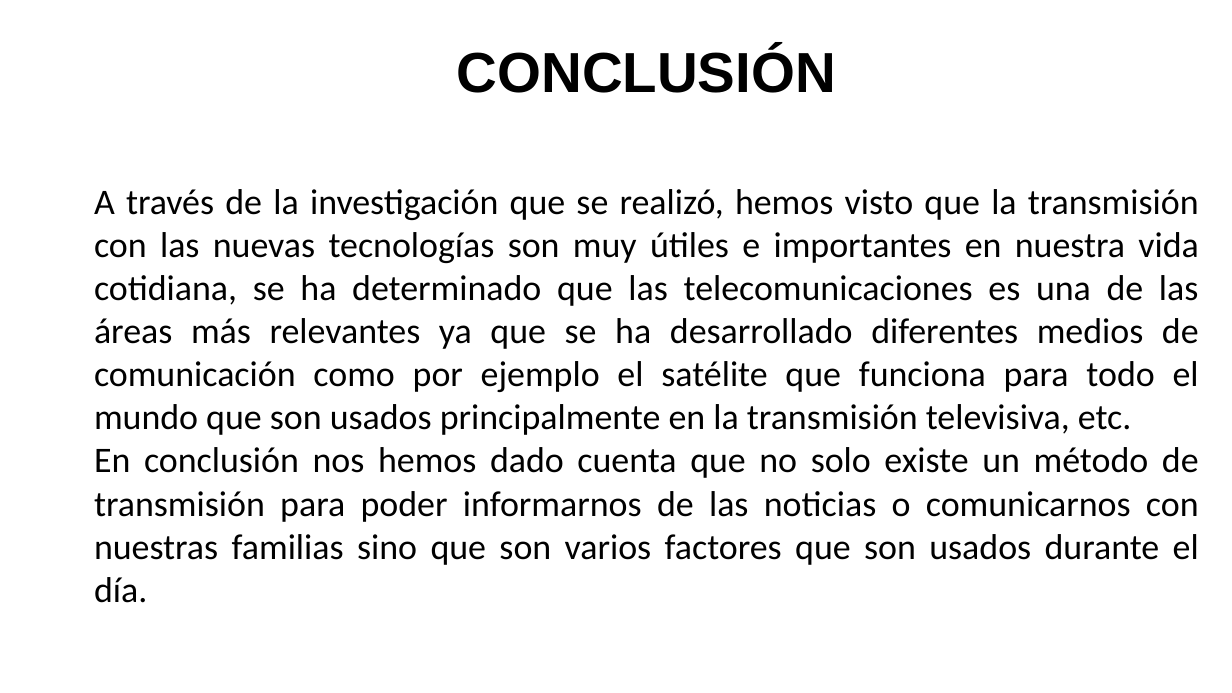
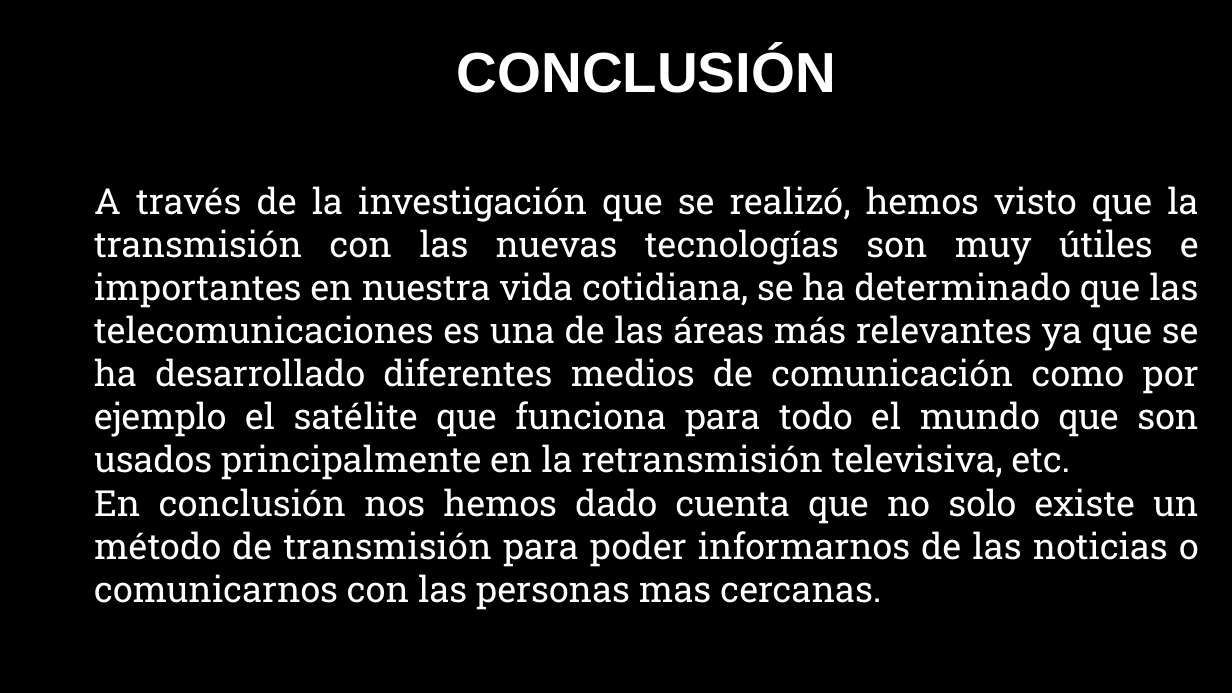
Before and after one commit to SM-ROOT/SM-ROOT, a slide deck: slide 13 of 9°A/Telecomunicaciones/RA_9A_U4_E2.pptx (slide 17 before the commit). Drawn at 1232x693 pixels with LibreOffice and Linux fonts; fonts in the diff are those of the drawing; background and template pictures are left out. Boxes give left, top, right and bottom in pixels: in the first picture for what was removed or moved away, otherwise in the second. Text is boxed around its words. In the diff, an @@ line names an element or a change of style, - is before the commit and + after.

```diff
--- a/9°A/Telecomunicaciones/RA_9A_U4_E2.pptx
+++ b/9°A/Telecomunicaciones/RA_9A_U4_E2.pptx
@@ background #FFFFFF to picture (left out) @@
@@ text "CONCLUSIÓN" at <box>457,48,836,93</box>: text colour #000000 to #FFFFFF @@
@@ text at <box>94,186,1199,610</box>: text changed; font Calibri to Roboto Slab; text colour #000000 to #FFFFFF @@
-A través de la investigación que se realizó, hemos visto que la transmisión con las nuevas tecnologías son muy útiles e importantes en nuestra vida cotidiana, se ha determinado que las telecomunicaciones es una de las áreas más relevantes ya que se ha desarrollado diferentes medios de comunicación como por ejemplo el satélite que funciona para todo el mundo que son usados principalmente en la transmisión televisiva, etc.
-En conclusión nos hemos dado cuenta que no solo existe un método de transmisión para poder informarnos de las noticias o comunicarnos con nuestras familias sino que son varios factores que son usados durante el día.
+A través de la investigación que se realizó, hemos visto que la transmisión con las nuevas tecnologías son muy útiles e importantes en nuestra vida cotidiana, se ha determinado que las telecomunicaciones es una de las áreas más relevantes ya que se ha desarrollado diferentes medios de comunicación como por ejemplo el satélite que funciona para todo el mundo que son usados principalmente en la retransmisión televisiva, etc.
+En conclusión nos hemos dado cuenta que no solo existe un método de transmisión para poder informarnos de las noticias o comunicarnos con las personas mas cercanas.
```
Also in this commit, not shown: 5 other slides changed, 8 slides added, 12 slides removed, 1 other file.
